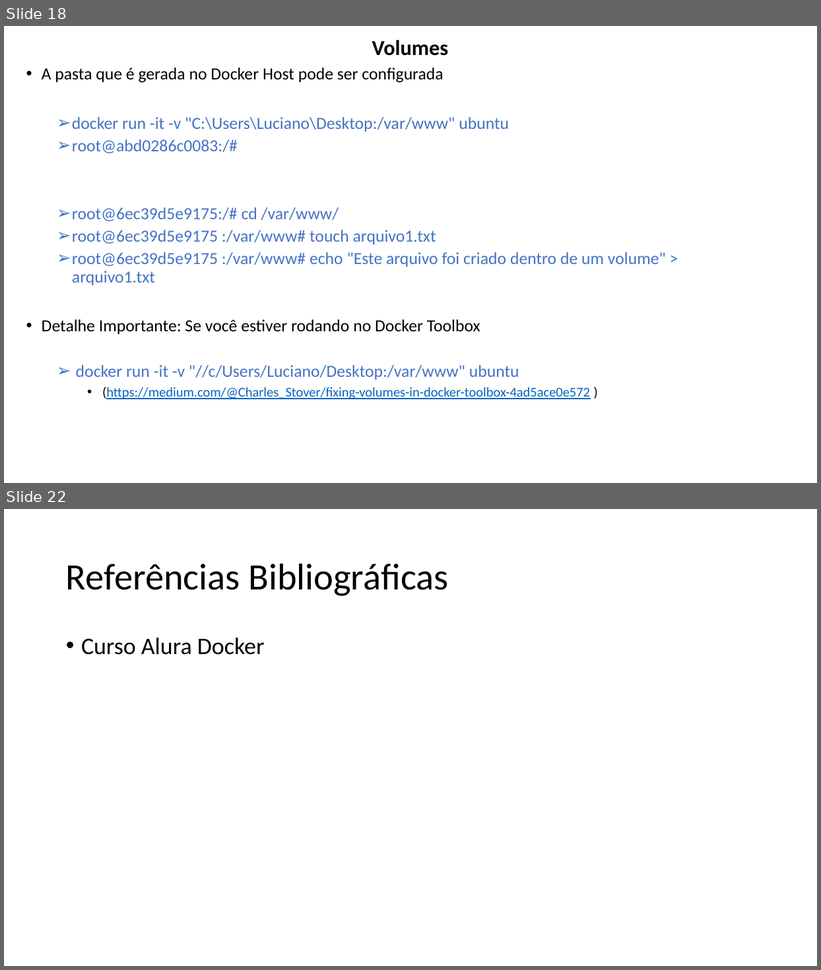
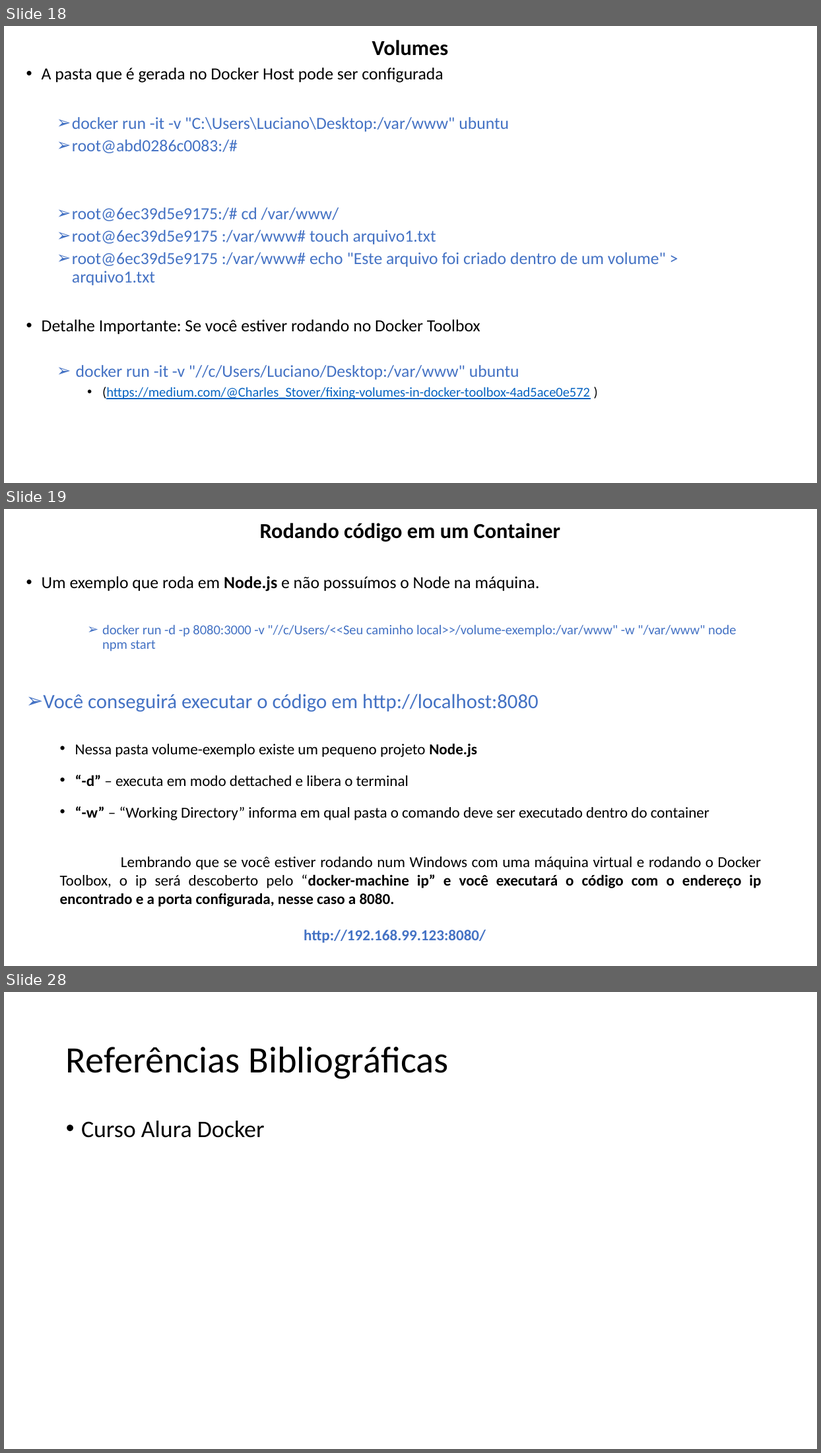
Before and after one commit to lacsousa/learning-docker, a slide deck: docs/docker-resumo.pptx. Shown one above the other, each under a label of ours: slides 18 and 22 before the commit, slides 18, 19 and 28 after it; the slides between them are not shown. The pictures are 821x970 and 821x1453 pixels, drawn with LibreOffice and Linux fonts; fonts in the diff are those of the drawing. Boxes give left, top, right and bottom in pixels: in the first picture for what was removed or moved away, otherwise in the second. Text is boxed around its words. In the diff, an @@ line names an element or a change of style, - is before the commit and + after.

Commit message:
Exemplos com Volumes e execução de Containers

```diff
--- a/docs/docker-resumo.pptx
+++ b/docs/docker-resumo.pptx
@@ slide 19 added at box(4, 509, 817, 966), background #FFFFFF @@
@@ title added at box(260, 523, 560, 542), 25.2 pt, text #000000, bold @@
+Rodando código em um Container
@@ text added at box(42, 576, 736, 712), 16 pt, text #4472C4 @@
+• Um exemplo que roda em Node.js e não possuímos o Node na máquina.
+    ➢ docker run -d -p 8080:3000 -v "//c/Users/<<Seu caminho local>>/volume-exemplo:/var/www" -w "/var/www" node npm start
+➢ Você conseguirá executar o código em http://localhost:8080
@@ text added at box(60, 743, 761, 943), 18 pt, text #000000 @@
+  • Nessa pasta volume-exemplo existe um pequeno projeto Node.js
+  • “-d” – executa em modo dettached e libera o terminal
+  • “-w” – “Working Directory” informa em qual pasta o comando deve ser executado dentro do container
+  Lembrando que se você estiver rodando num Windows com uma máquina virtual e rodando o Docker Toolbox, o ip será descoberto pelo “docker-machine ip” e você executará o código com o endereço ip encontrado e a porta configurada, nesse caso a 8080.
+  http://192.168.99.123:8080/
@@ what was slide 22 is now slide 28 @@
```
Also in this commit, not shown: 1 slide changed, 6 other slides added, 1 slide removed, 6 other files.
